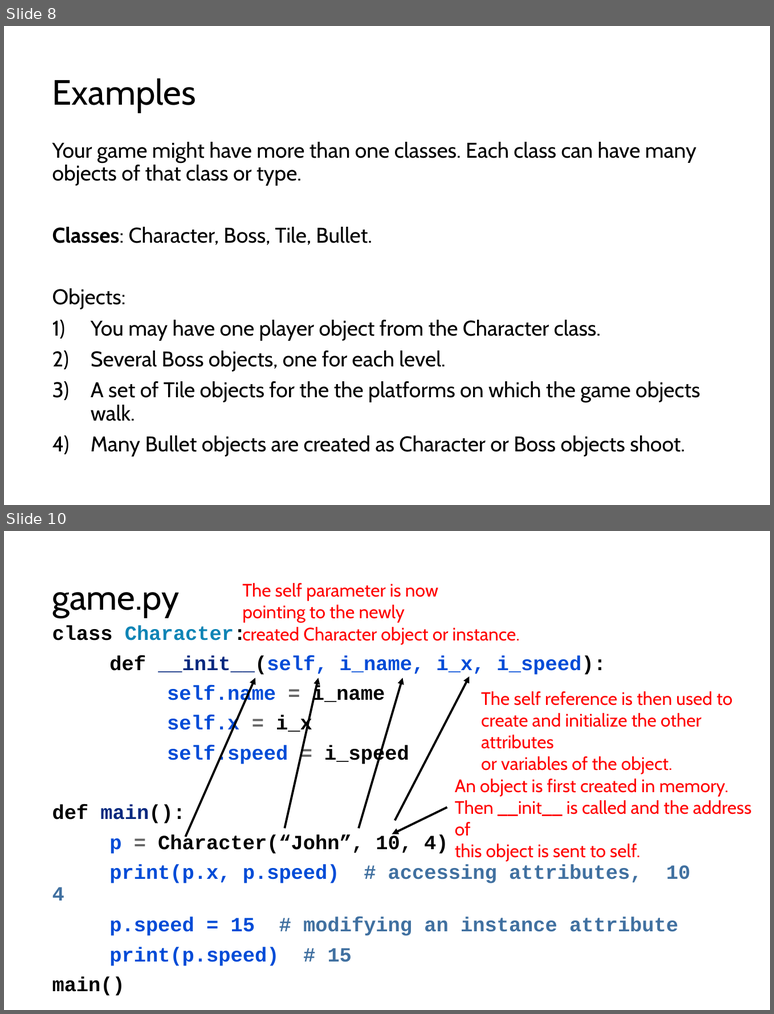
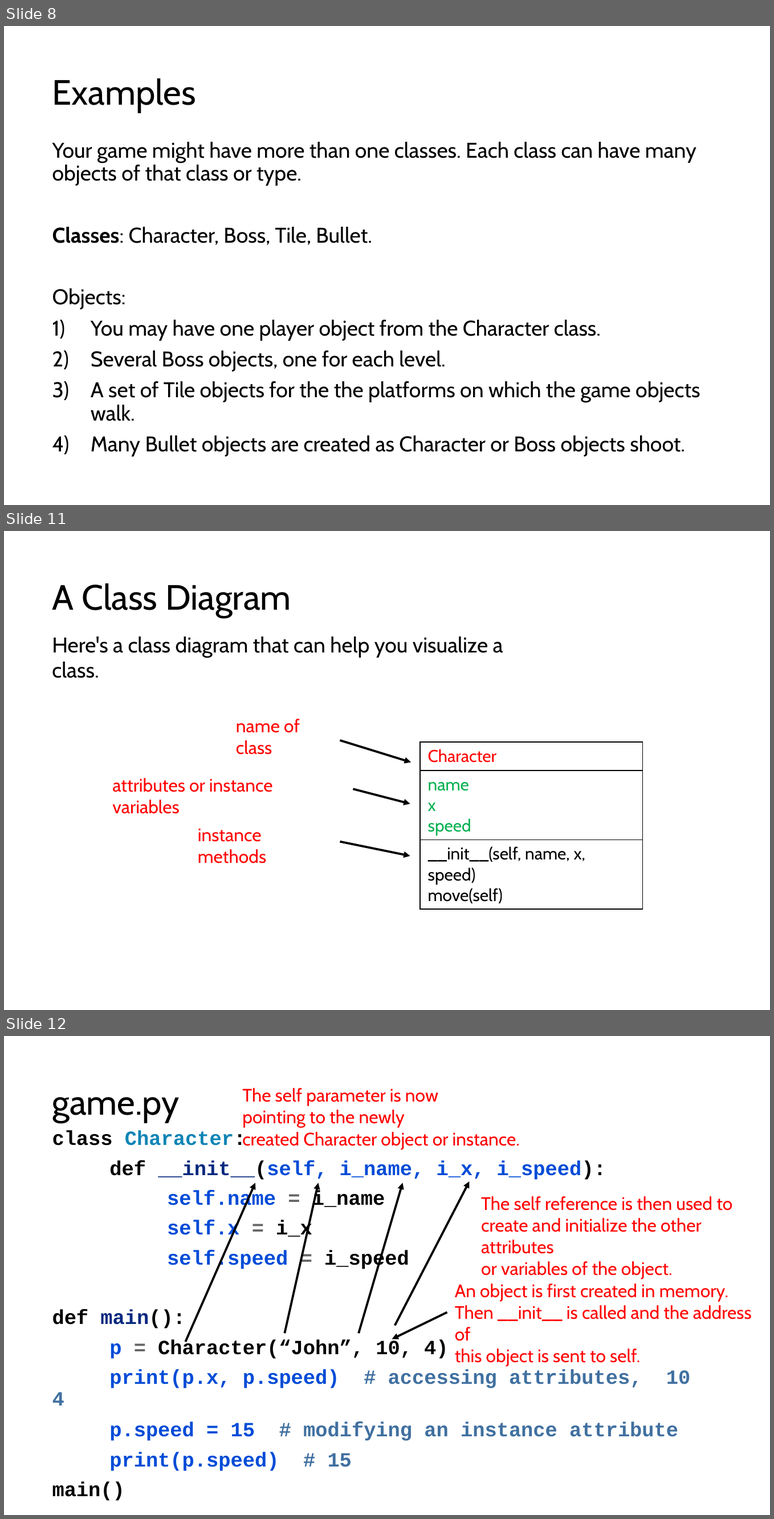
Before and after one commit to LongBaoNguyen/longbaonguyen.github.io, a slide deck: courses/apcsp/lect9.pptx. Shown one above the other, each under a label of ours: slides 8 and 10 before the commit, slides 8, 11 and 12 after it; the slides between them are not shown. The pictures are 774x1014 and 774x1519 pixels, drawn with LibreOffice and Linux fonts; fonts in the diff are those of the drawing. Boxes give left, top, right and bottom in pixels: in the first picture for what was removed or moved away, otherwise in the second. Text is boxed around its words. In the diff, an @@ line names an element or a change of style, - is before the commit and + after.

```diff
--- a/courses/apcsp/lect9.pptx
+++ b/courses/apcsp/lect9.pptx
@@ slide 11 added at box(4, 531, 770, 1010), background #FFFFFF @@
@@ title added at box(52, 583, 291, 618), 33 pt, text #000000 @@
+A Class Diagram
@@ text added at box(52, 636, 503, 657), 20 pt, text #000000 @@
+Here's a class diagram that can help you visualize a class.
@@ text added at box(236, 719, 300, 754), 17 pt, text #FF0000 @@
+name of class
@@ arrow added from (340, 740) to (411, 762), #000000 2 pt @@
@@ table added at box(420, 742, 642, 905), 3 rows, 1 columns @@
+Character
+name / x / speed
+__init__(self, name, x, speed) / move(self)
@@ text added at box(112, 778, 273, 814), 17 pt, text #FF0000 @@
+attributes or instance variables
@@ arrow added from (353, 789) to (410, 803), #000000 2 pt @@
@@ text added at box(198, 828, 266, 863), 17 pt, text #FF0000 @@
+instance methods
@@ arrow added from (340, 841) to (410, 856), #000000 2 pt @@
@@ what was slide 10 is now slide 12 @@
```
Also in this commit, not shown: 5 slides changed, 5 other slides added, 6 other files.
